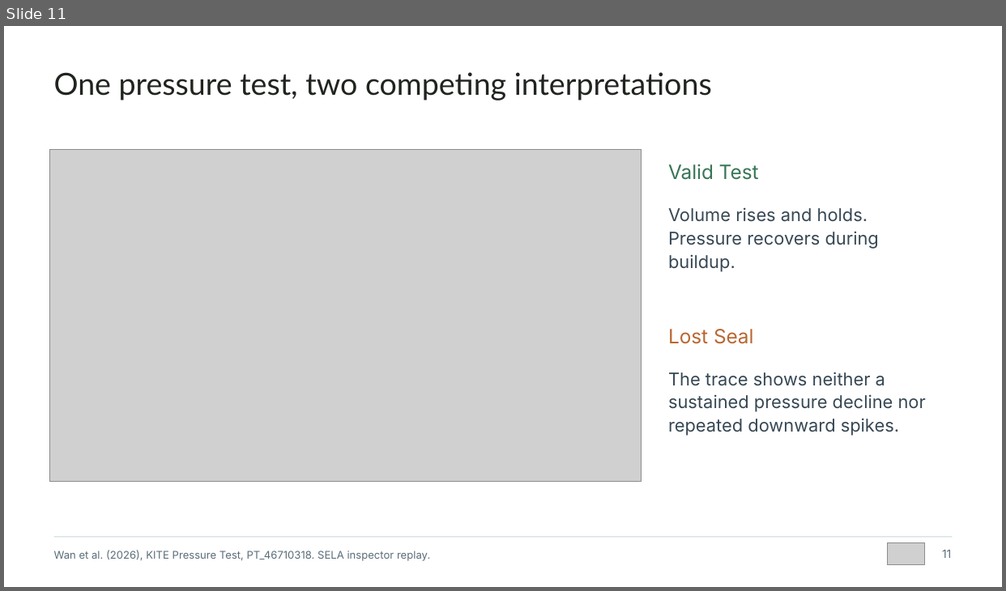
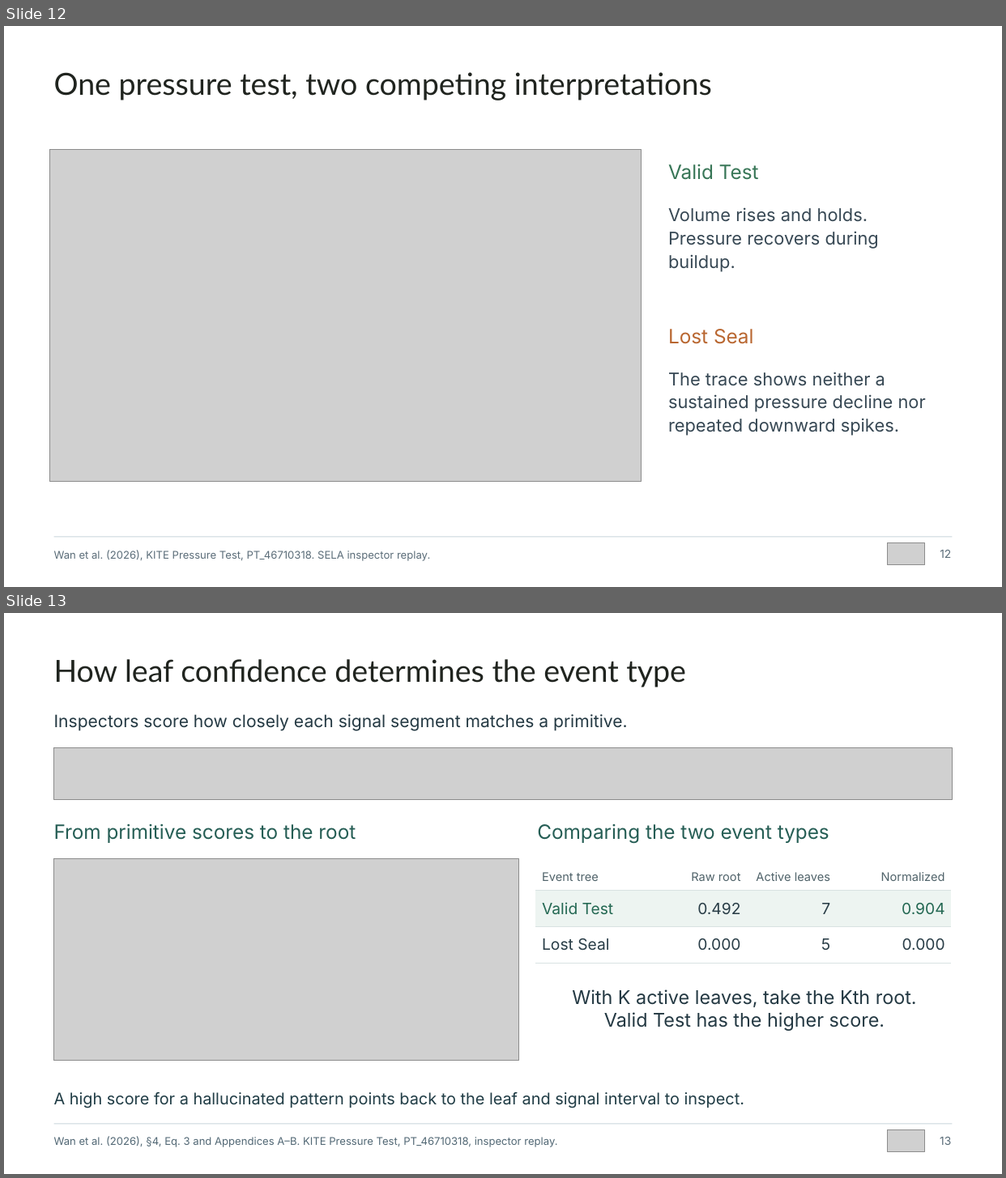
Before and after one commit to cw-wan/elegant-academic-slides-skill, a slide deck: examples/v0.2.0/slb-webinar-2026-11-25/SLB-Webinar-261125.pptx. Shown one above the other, each under a label of ours: slide 11 before the commit, slides 12 and 13 after it. The pictures are 1006x591 and 1006x1178 pixels, drawn with LibreOffice and Linux fonts; fonts in the diff are those of the drawing; grey boxes stand for pictures. Boxes give left, top, right and bottom in pixels: in the first picture for what was removed or moved away, otherwise in the second. Text is boxed around its words. In the diff, an @@ line names an element or a change of style, - is before the commit and + after.

```diff
--- a/examples/v0.2.0/slb-webinar-2026-11-25/SLB-Webinar-261125.pptx
+++ b/examples/v0.2.0/slb-webinar-2026-11-25/SLB-Webinar-261125.pptx
@@ slide 13 added at [4,613,1002,1174], background #FFFFFF @@
@@ text added at [54,659,686,688], 29.3 pt, text #20241F @@
+How leaf confidence determines the event type
@@ text added at [54,714,628,731], 16.4 pt, text #243943 @@
+Inspectors score how closely each signal segment matches a primitive.
@@ picture added at [54,747,953,800] @@
@@ text added at [54,824,356,843], 19 pt, text #265E55 @@
+From primitive scores to the root
@@ text added at [537,824,829,844], 19 pt, text #265E55 @@
+Comparing the two event types
@@ picture added at [54,858,519,1061] @@
@@ table added at [535,864,952,963], 3 rows, 4 columns @@
+Event tree | Raw root | Active leaves | Normalized
+Valid Test | 0.492 | 7 | 0.904
+Lost Seal | 0.000 | 5 | 0.000
@@ text added at [572,990,917,1031], 18.2 pt, text #243943 @@
+With K active leaves, take the Kth root.
+Valid Test has the higher score.
@@ text added at [54,1093,744,1109], 15.5 pt, text #213D46 @@
+A high score for a hallucinated pattern points back to the leaf and signal interval to inspect.
@@ rectangle added at [54,1123,953,1124], fill #C9D5DB @@
@@ text added at [54,1136,557,1148], 10.2 pt, text #526875 @@
+Wan et al. (2026), §4, Eq. 3 and Appendices A–B. KITE Pressure Test, PT_46710318, inspector replay.
@@ picture added at [888,1131,925,1152] @@
@@ text added at [940,1137,951,1145], 10.8 pt, text #5B6D79 @@
+13
@@ what was slide 11 is now slide 12 @@
@@ slide 12 changed as well @@
@@ text at [940,550,951,558]: text changed @@
-11
+12
```
Also in this commit, not shown: 18 other slides changed, 1 other slide added, 14 other files.
